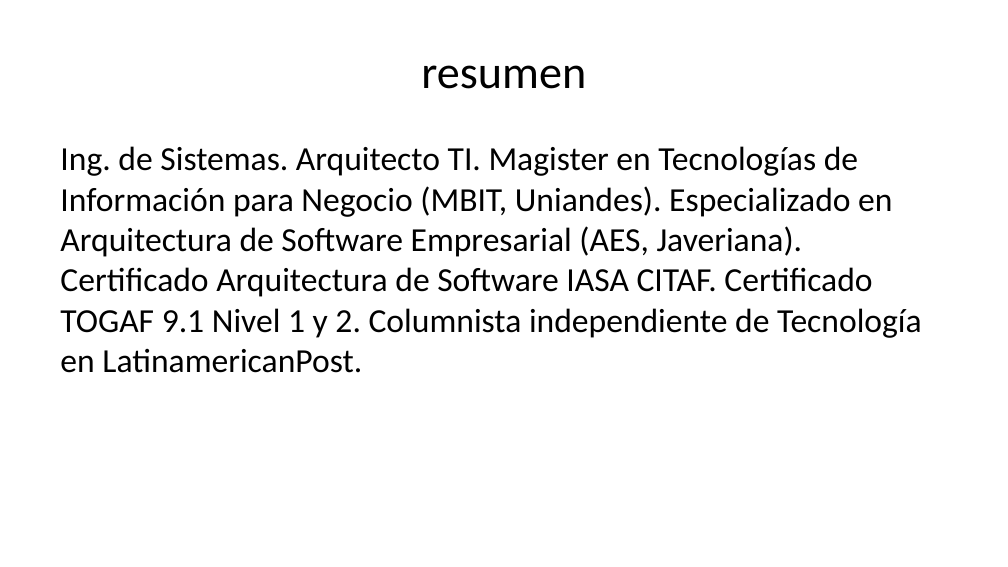
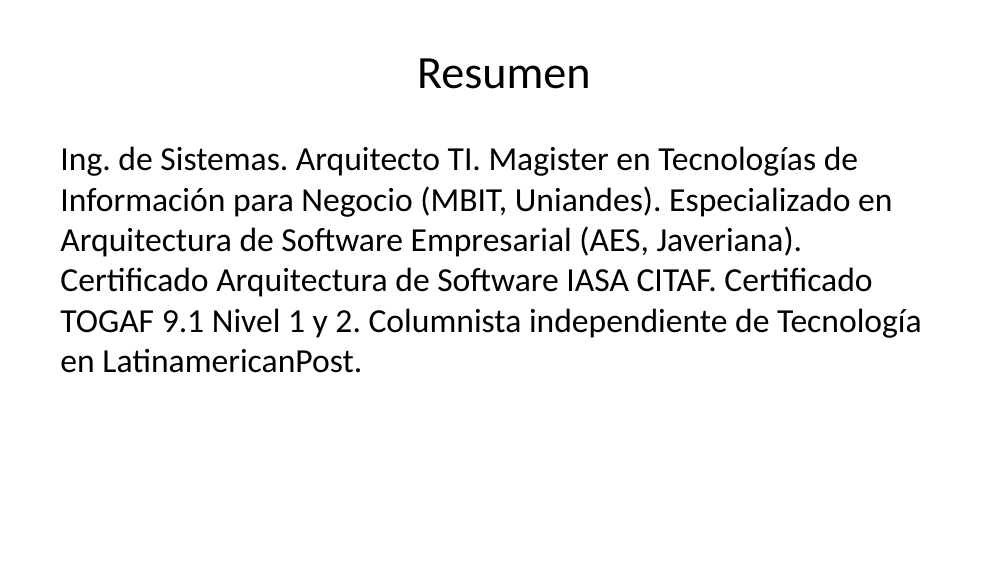
Before and after one commit to hwong23/tex-plantll-hv, a slide deck: slide 4 of output/presentation.pptx. Drawn at 1008x567 pixels with LibreOffice and Linux fonts; fonts in the diff are those of the drawing. Boxes give left, top, right and bottom in pixels: in the first picture for what was removed or moved away, otherwise in the second. Text is boxed around its words. In the diff, an @@ line names an element or a change of style, - is before the commit and + after.

```diff
--- a/output/presentation.pptx
+++ b/output/presentation.pptx
@@ title at <box>417,58,591,89</box>: text changed @@
-resumen
+Resumen
```
Also in this commit, not shown: 6 other slides changed, 1 slide added, 5 other files.
